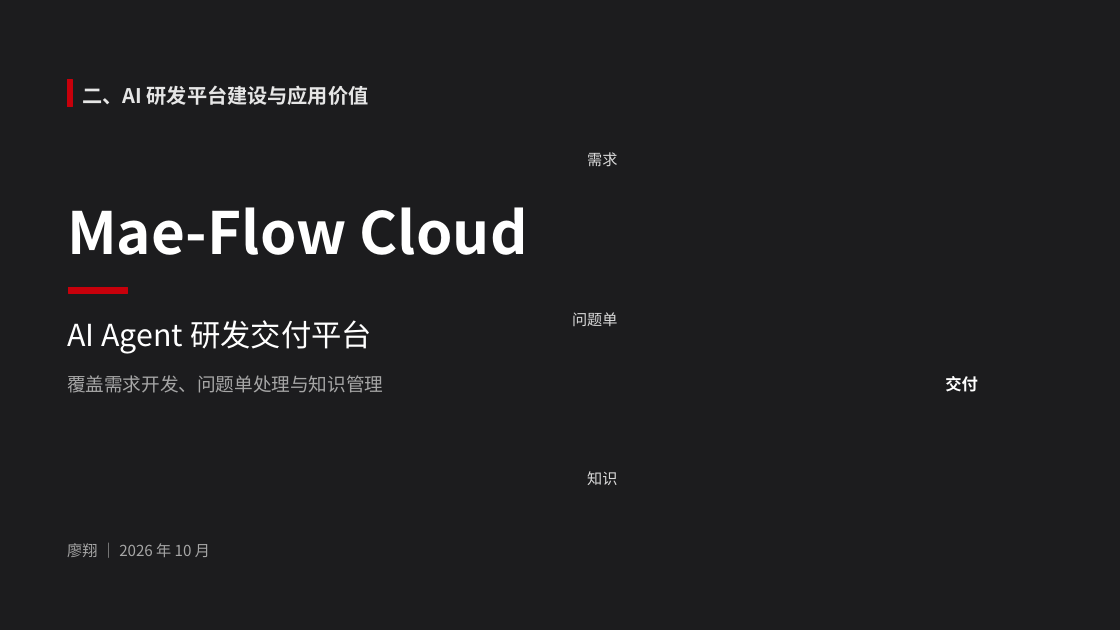
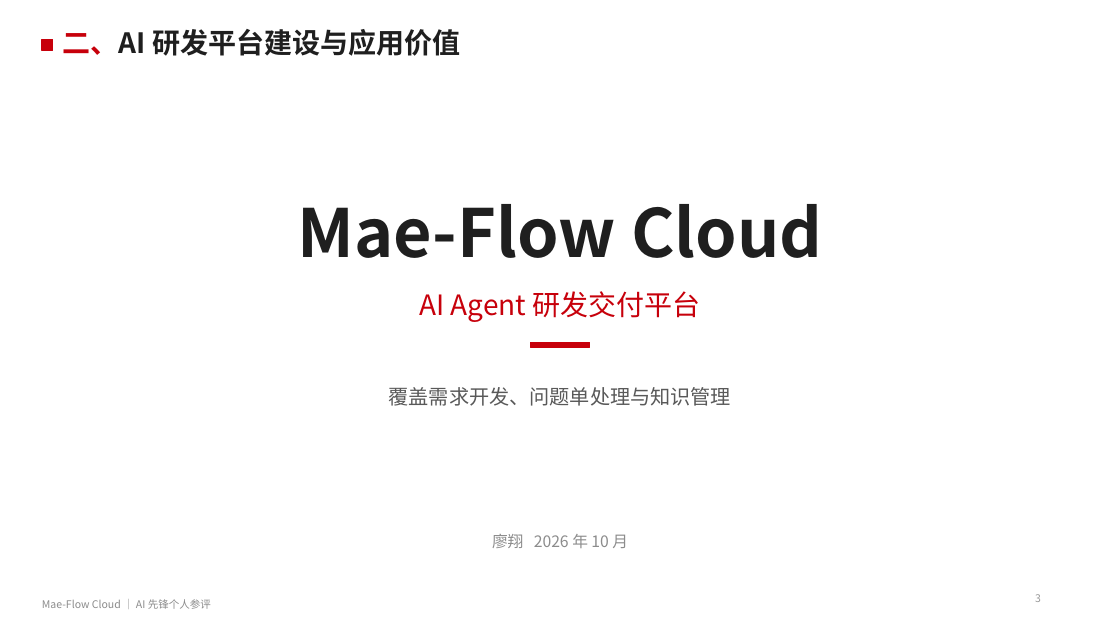
Before and after one commit to yunine9/mae-flow-cloud, a slide deck: slide 3 of docs/ai-pioneer-2026-10-12/Mae-Flow-AI先锋-补充版.pptx. Drawn at 1120x630 pixels with LibreOffice and Linux fonts; fonts in the diff are those of the drawing; background and template pictures are left out. Boxes give left, top, right and bottom in pixels: in the first picture for what was removed or moved away, otherwise in the second. Text is boxed around its words. In the diff, an @@ line names an element or a change of style, - is before the commit and + after.

Commit message:
docs: 统一 AI 先锋 PPT 标题页的浅色风格
关联 #467：将封面、平台标题页和末页统一为白底红灰风格，更新对应预览。14 页结构、字体、可编辑图表与最终渲染检查通过，其余 11 页渲染一致，图表和内嵌工作簿保持原始字节。仅材料变更，按仓库指引使用 MFC_SKIP_GATE=1 跳过聚合 gate，未运行代码测试。

```diff
--- a/docs/ai-pioneer-2026-10-12/Mae-Flow-AI先锋-补充版.pptx
+++ b/docs/ai-pioneer-2026-10-12/Mae-Flow-AI先锋-补充版.pptx
@@ background picture (left out) to #FFFFFF @@
@@ text "二、AI 研发平台建设与应用价值": place and size @@
-text "二、AI 研发平台建设与应用价值" at bbox=[82, 85, 369, 105]
+text "二、AI 研发平台建设与应用价值" at bbox=[63, 29, 461, 56]
@@ text "二、AI 研发平台建设与应用价值" at bbox=[63, 29, 461, 56]: size 17.2 to 24 pt; text colour #E6E6E6 to #C7000B in "二、AI"; text colour #E6E6E6 to #1F1F1F in "二、AI 研发平台建设与应用价值"; vertical alignment middle to top @@
@@ rectangle added at bbox=[42, 39, 53, 50], fill #C7000B, outline #C7000B 1 pt @@
@@ rectangle removed at bbox=[67, 80, 72, 107] @@
@@ text removed at bbox=[587, 152, 617, 167] @@
-需求
@@ text "Mae-Flow Cloud" at bbox=[298, 204, 822, 258]: size 50 to 57 pt, text colour #FFFFFF to #1F1F1F; alignment left to centre; vertical alignment middle to top @@
@@ text "AI Agent 研发交付平台": place and size @@
-text "AI Agent 研发交付平台" at bbox=[67, 320, 372, 354]
+text "AI Agent 研发交付平台" at bbox=[419, 291, 701, 322]
@@ text "AI Agent 研发交付平台" at bbox=[419, 291, 701, 322]: size 26 to 24 pt, text colour #FFFFFF to #C7000B; alignment left to centre; vertical alignment middle to top @@
@@ text removed at bbox=[572, 312, 617, 326] @@
-问题单
@@ rectangle: place and size @@
-rectangle at bbox=[69, 287, 128, 293]
+rectangle at bbox=[530, 342, 590, 347]
@@ text "覆盖需求开发、问题单处理与知识管理": place and size @@
-text "覆盖需求开发、问题单处理与知识管理" at bbox=[67, 375, 383, 393]
+text "覆盖需求开发、问题单处理与知识管理" at bbox=[389, 387, 731, 406]
@@ text "覆盖需求开发、问题单处理与知识管理" at bbox=[389, 387, 731, 406]: size 16 to 17.2 pt, text colour #A6A6A6 to #595959; alignment left to centre; vertical alignment middle to top @@
@@ text removed at bbox=[945, 376, 978, 392] @@
-交付
@@ text removed at bbox=[587, 471, 617, 485] @@
-知识
@@ text at bbox=[492, 534, 628, 548]: text changed; size 13 to 13.5 pt; text colour #A6A6A6 to #8C8C8C @@
-廖翔 ｜ 2026 年 10 月
+廖翔 2026 年 10 月
@@ text added at bbox=[42, 599, 211, 609], 9 pt, text #8C8C8C @@
+Mae-Flow Cloud ｜ AI 先锋个人参评
@@ text added at bbox=[1035, 594, 1041, 602], 9 pt, text #999999 @@
+3
```
Also in this commit, not shown: 2 other slides changed, 3 other files.
